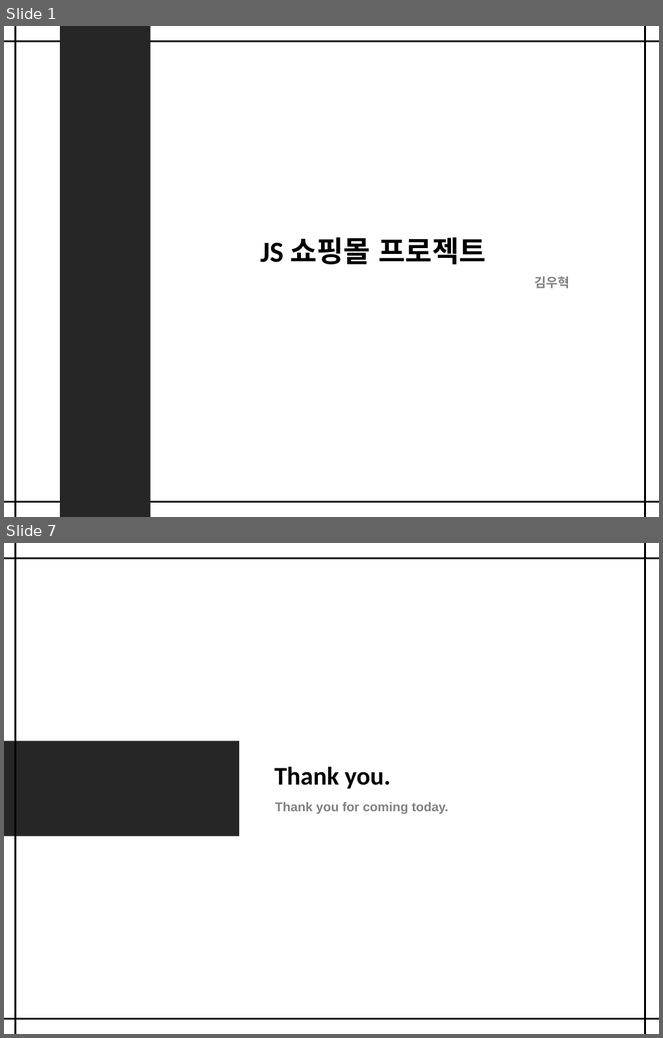
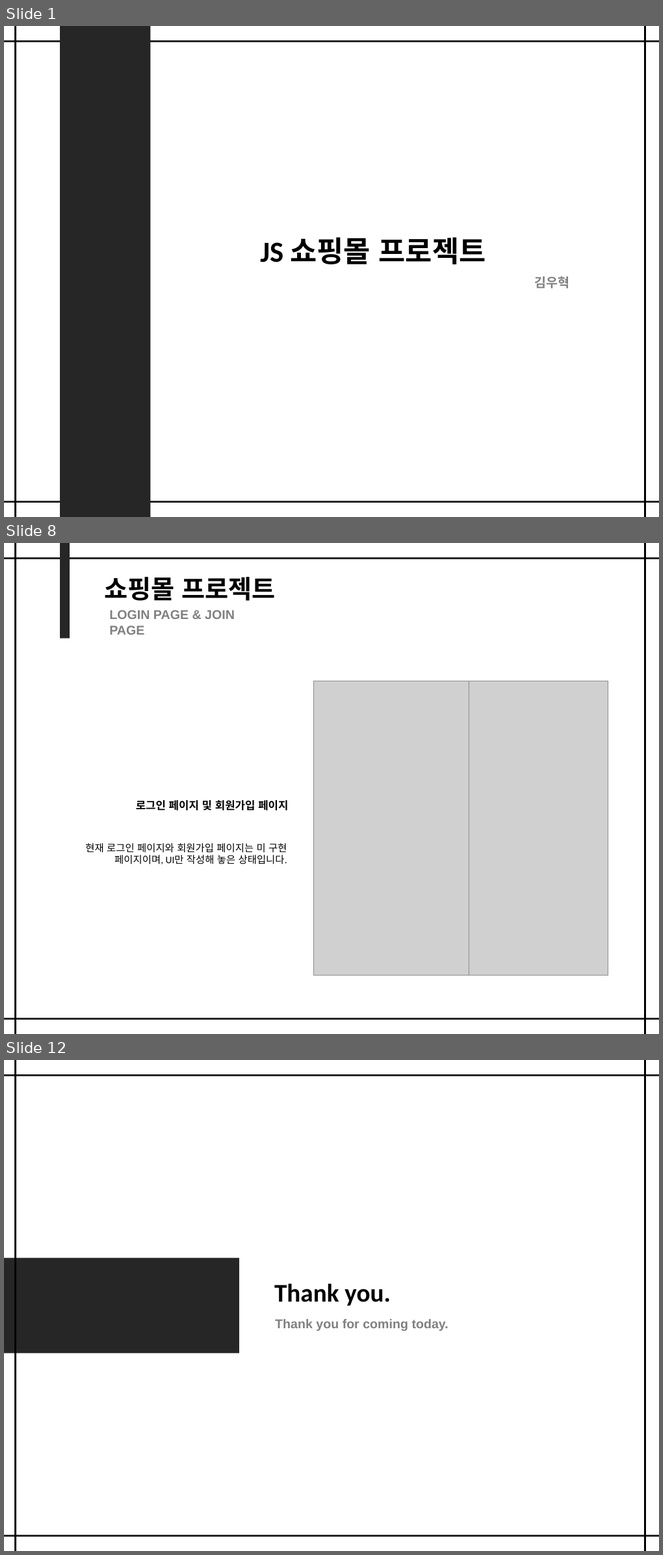
Before and after one commit to woo1038/shop, a slide deck: shop_ppt.pptx. Shown one above the other, each under a label of ours: slides 1 and 7 before the commit, slides 1, 8 and 12 after it; the slides between them are not shown. The pictures are 663x1038 and 663x1555 pixels, drawn with LibreOffice and Linux fonts; fonts in the diff are those of the drawing; grey boxes stand for pictures. Boxes give left, top, right and bottom in pixels: in the first picture for what was removed or moved away, otherwise in the second. Text is boxed around its words. In the diff, an @@ line names an element or a change of style, - is before the commit and + after.

```diff
--- a/shop_ppt.pptx
+++ b/shop_ppt.pptx
@@ slide 8 added at (4,543,659,1034), background #FFFFFF @@
@@ line added from (4, 559) to (659, 559), #262626 2.25 pt @@
@@ line added from (15, 543) to (15, 1034), #000000 2.25 pt @@
@@ rectangle added at (60,543,70,638), fill #262626 @@
@@ line added from (645, 543) to (645, 1034), #000000 2.25 pt @@
@@ text added at (105,577,276,601), 28 pt, text #000000, bold @@
+쇼핑몰 프로젝트
@@ text added at (109,610,235,635), 14 pt, text #808080, bold @@
+LOGIN PAGE & JOIN PAGE
@@ rectangle added at (314,681,608,975), outline #808080 1 pt @@
@@ picture added at (314,681,477,975) @@
@@ picture added at (469,681,608,975) @@
@@ text added at (136,800,288,811), 12 pt, text #000000, bold @@
+로그인 페이지 및 회원가입 페이지
@@ text added at (85,843,287,865), 11 pt, text #000000 @@
+현재 로그인 페이지와 회원가입 페이지는 미 구현 페이지이며, UI만 작성해 놓은 상태입니다.
@@ line added from (4, 1019) to (659, 1019), #262626 2.25 pt @@
@@ what was slide 7 is now slide 12 @@
```
Also in this commit, not shown: 2 slides changed, 7 other slides added, 3 slides removed.
